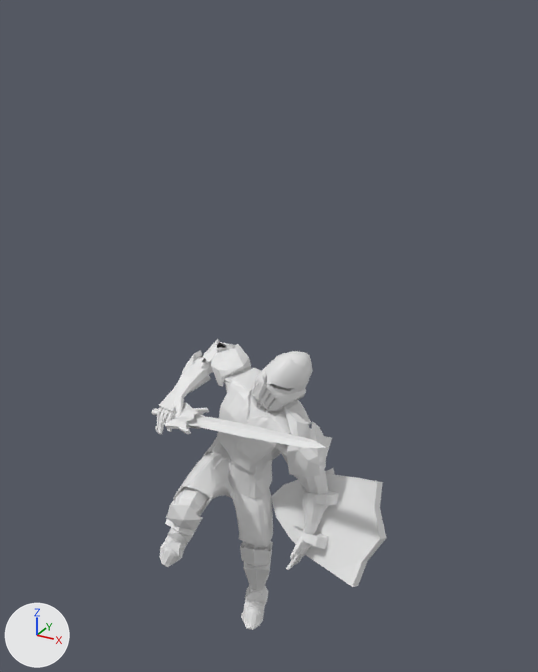
An edit to the OBJ model OpenGL_Framework/OpenGL_Framework/Assets/Models/KnightAnimations/UpSpecialPoses/UpSpecial5.obj, drawn before and after from the same camera.
Both versions are drawn from a 50 mm camera at (4.39, -6.87, 8.14) aimed at (0.39, 0.4, 4.5). Lighting does not change. The marker at lower left points along +X, +Y and +Z. Where no turn or scale is listed for an object, it has been applied to the vertices.

The first picture shows 'UpSpecial5'.
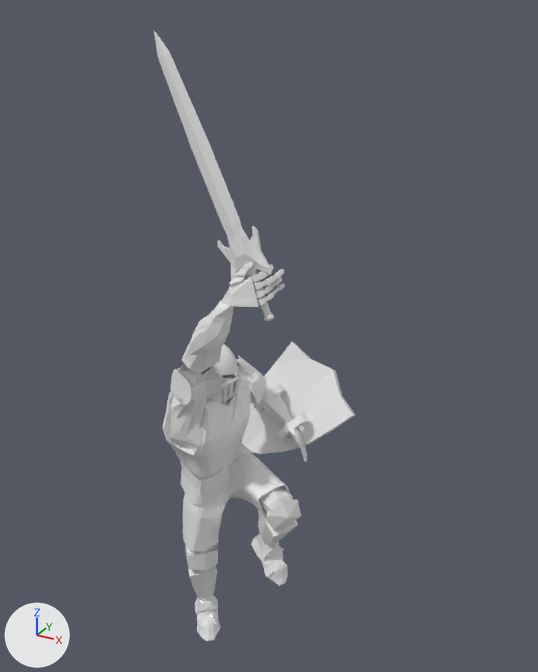
What changed in the scene script:
```text
Change me_upspecial5:
    used by ob_upspecial5; location = (0.0, 0.0, 0.0)
    remove me_upspecial5.from_pydata(...)  # 4917 vertices, 9649 faces; spans x -1.2..2.08, y -0.93..1.1, z 0.17..4.36
    add me_upspecial5.from_pydata(...)  # 4917 vertices, 9649 faces; spans x -0.59..1.22, y -1.21..1.64, z 0.29..7.96
    me_upspecial5 part 1: the loose piece of 498 vertices spanning x -1.2..1.64, y -0.57..0.16, z 3.16..3.83 is multiplied about its middle by the matrix ((-0.585, -0.788, -0.19), (0.248, 0.049, -0.967), (0.772, -0.613, 0.167)), then moved by (0.19, -0.56, 3.1)
    me_upspecial5 part 2: the loose piece of 550 vertices spanning x 0.39..2.08, y -0.14..0.7, z 1.6..2.83 is multiplied about its middle by the matrix ((0.537, -0.585, -0.608), (0.621, 0.761, -0.185), (0.571, -0.279, 0.772)), then moved by (-0.93, 0.77, 0.96)
    me_upspecial5 part 3: the loose piece of 106 vertices spanning x 0.42..0.94, y -0.01..0.57, z 3.85..4.35 is multiplied about its middle by the matrix ((-0.089, -0.973, 0.215), (0.861, -0.183, -0.474), (0.5, 0.143, 0.854)), then moved by (-0.61, -0.55, 0.25)
    me_upspecial5 part 4: 3763 of 4917 vertices moved; they spanned x -1.05..1.29, y -0.93..1.1, z 0.17..4.36 and now span x -0.59..1.17, y -1.21..1.23, z 0.29..5.87; mean shift (0.16, -0.3, 0.68); largest move (-0.84, -0.3, 3.14) -> (1.17, -0.7, 5.77)
```

Changed parts and their boxes [x1, y1, x2, y2] in the pictures (538 x 672 px; the box of a moved part takes in the faces that stretch with it):
'UpSpecial5', reshaped (14% narrower, 109% taller): before [151, 339, 386, 630]; after [154, 31, 355, 641]
part 1 of me_upspecial5, moved or reshaped: before [151, 402, 327, 448]; after [154, 31, 274, 321]
part 2 of me_upspecial5, moved or reshaped: before [271, 474, 386, 587]; after [241, 342, 355, 454]
part 3 of me_upspecial5, moved or reshaped: before [264, 353, 309, 394]; after [215, 344, 238, 381]
part 4 of me_upspecial5, moved or reshaped: before [156, 339, 335, 630]; after [162, 262, 307, 641]
